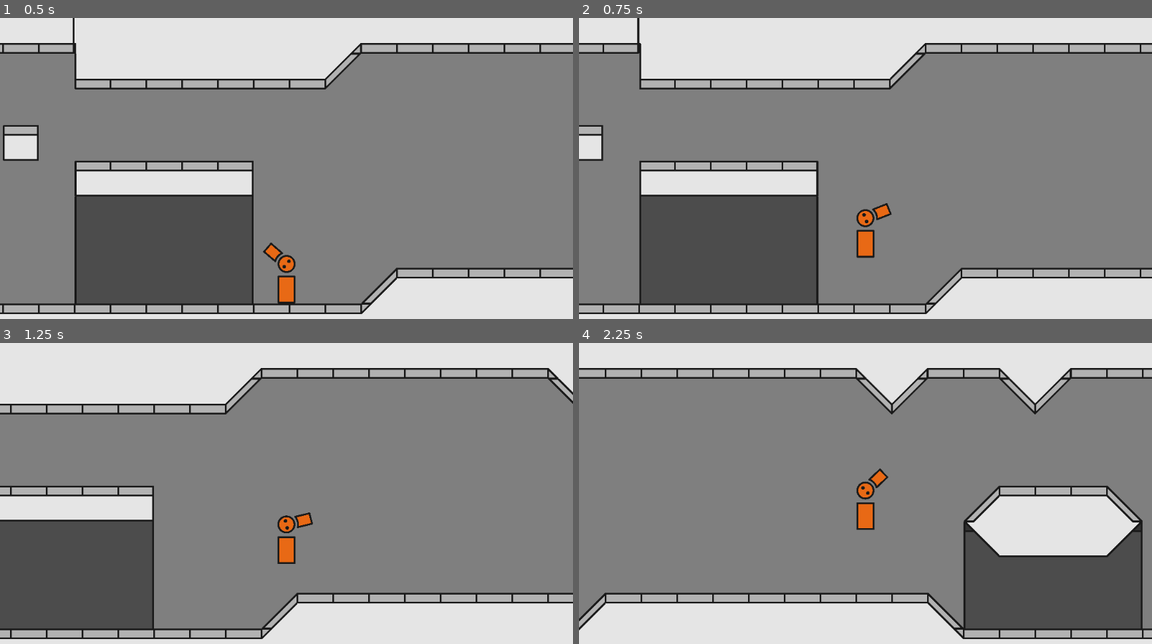
Above: before the commit, frames 1-4 (two rows, left to right).
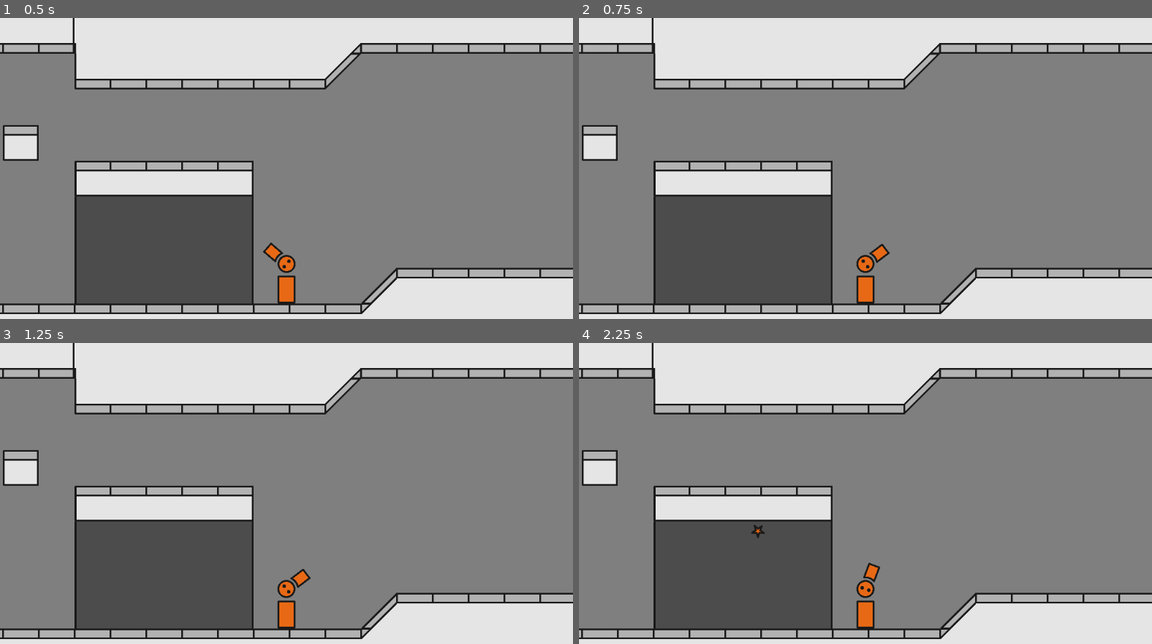
Above: after the commit, the same moments.

Repository: sirstotes/ZenoJam
Game: Godot game, scene res://Scenes/Main.tscn
Two runs of this game, one before a commit and one after it. Both use one fixed random seed, a clock stepped at 60 frames per second and the inputs below. The project has no main scene, so this scene is started directly.
Inputs (mouse positions are in pixels of both pictures, inside the frame that each line leads up to):
- Up to frame 1 (0.5 s): no input
- Up to frame 2 (0.75 s): move the mouse to (991, 168) at 0.52 s; hold Right (ui_right) from 0.53 s (still down); hold Up (ui_up) from 0.53 s (still down)
- Up to frame 3 (1.25 s): keep holding Right (ui_right); keep holding Up (ui_up)
- Up to frame 4 (2.25 s): move the mouse to (750, 526) at 1.27 s; release Up (ui_up) at 1.28 s; click (750, 526) at 1.35 s; tap Up (ui_up) at 1.52, 1.55, 1.82 s; move the mouse to (922, 436) at 2.02 s; release Right (ui_right) at 2.03 s; hold Left (ui_left) from 2.03 s (still down); hold Up (ui_up) from 2.03 s (still down)

Frame 1 is identical in both runs. In frame 2, 6.4% of the frame differs, in the area x 0-99%, y 0-99%; in frame 3, 25%; in frame 4, 45%, in the area x 0-100%, y 0-99%.

Commit message:
Fix Pwease

Diff:
--- a/Scenes/Main.tscn
+++ b/Scenes/Main.tscn
@@ -55,7 +55,7 @@
 tile_set = ExtResource( 1 )
 cell_size = Vector2( 640, 640 )
 format = 1
-tile_data = PoolIntArray( 327684, 9, 0, 327688, 9, 2, 393220, 9, 65536, 393221, 9, 65537, 393222, 9, 65537, 393223, 9, 65537, 393224, 9, 65538, 393229, 9, 65537, 393230, 9, 65538, 458756, 9, 65536, 458757, 9, 65537, 458758, 9, 65537, 458759, 9, 65537, 458760, 9, 65538, 458765, 9, 65537, 458766, 9, 65538 )
+tile_data = PoolIntArray( 327684, 9, 0, 327688, 9, 2, 327692, 9, 0, 327693, 9, 1, 327694, 9, 1, 393220, 9, 65536, 393221, 9, 65537, 393222, 9, 65537, 393223, 9, 65537, 393224, 9, 65538, 393228, 9, 65536, 393229, 9, 65537, 393230, 9, 65537, 458756, 9, 65536, 458757, 9, 65537, 458758, 9, 65537, 458759, 9, 65537, 458760, 9, 65538, 458764, 9, 65536, 458765, 9, 65537, 458766, 9, 65537 )
 
 [node name="TileMap2" type="TileMap" parent="Screen 2"]
 scale = Vector2( 0.1, 0.1 )
@@ -74,7 +74,7 @@
 collision_layer = 0
 collision_mask = 0
 format = 1
-tile_data = PoolIntArray( 327684, 0, 65536, 327685, 0, 65537, 327686, 0, 65537, 327687, 0, 65537, 327688, 0, 65538, 393220, 0, 65536, 393221, 0, 65537, 393222, 0, 65537, 393223, 0, 65537, 393224, 0, 65538, 458756, 0, 65536, 458757, 0, 65537, 458758, 0, 65537, 458759, 0, 65537, 458760, 0, 65538, 524292, 6, 65537, 524293, 0, 65537, 524294, 0, 65537, 524295, 0, 65537, 524296, 6, 65536 )
+tile_data = PoolIntArray( 327684, 0, 65536, 327685, 0, 65537, 327686, 0, 65537, 327687, 0, 65537, 327688, 0, 65538, 327692, 0, 0, 327693, 0, 1, 327694, 0, 1, 393220, 0, 65536, 393221, 0, 65537, 393222, 0, 65537, 393223, 0, 65537, 393224, 0, 65538, 393228, 0, 65536, 393229, 0, 65537, 393230, 0, 65537, 458756, 0, 65536, 458757, 0, 65537, 458758, 0, 65537, 458759, 0, 65537, 458760, 0, 65538, 458764, 0, 65536, 458765, 0, 65537, 458766, 0, 65537, 524292, 6, 65537, 524293, 0, 65537, 524294, 0, 65537, 524295, 0, 65537, 524296, 6, 65536, 524300, 6, 65537, 524301, 0, 65537, 524302, 0, 65537 )
 
 [node name="Frontdrop2" type="TileMap" parent="Screen 2"]
 visible = false
@@ -87,7 +87,6 @@
 collision_layer = 0
 collision_mask = 0
 format = 1
-tile_data = PoolIntArray( 393213, 0, 0, 393214, 0, 1, 393215, 0, 2, 458749, 0, 65536, 458750, 0, 65537, 458751, 0, 65538, 524285, 0, 65536, 524286, 0, 65537, 524287, 0, 65538 )
 
 [node name="Screen 3" type="Node2D" parent="."]
 position = Vector2( 1920, 0 )
@@ -97,7 +96,7 @@
 tile_set = ExtResource( 1 )
 cell_size = Vector2( 640, 640 )
 format = 1
-tile_data = PoolIntArray( 65544, 1610612745, 65538, 65545, 1610612745, 65537, 65546, 1610612745, 65536, 393218, 9, 65536, 393219, 9, 65537, 393220, 9, 65538, 458754, 9, 65536, 458755, 9, 65537, 458756, 9, 65538 )
+tile_data = PoolIntArray( 65544, 1610612745, 65538, 65545, 1610612745, 65537, 65546, 1610612745, 65536, 327680, 9, 1, 327681, 9, 1, 327682, 9, 1, 327683, 9, 1, 327684, 9, 2, 393216, 9, 65537, 393217, 9, 65537, 393218, 9, 65537, 393219, 9, 65537, 393220, 9, 65538, 458752, 9, 65537, 458753, 9, 65537, 458754, 9, 65537, 458755, 9, 65537, 458756, 9, 65538 )
 
 [node name="TileMap3" type="TileMap" parent="Screen 3"]
 scale = Vector2( 0.1, 0.1 )
@@ -116,7 +115,7 @@
 collision_layer = 0
 collision_mask = 0
 format = 1
-tile_data = PoolIntArray( 65544, 1610612745, 65538, 65545, 1610612745, 65537, 65546, 1610612745, 65536, 327682, 0, 0, 327683, 0, 1, 327684, 0, 2, 393218, 0, 65536, 393219, 0, 65537, 393220, 0, 65538, 458754, 0, 65536, 458755, 0, 65537, 458756, 0, 65538, 524290, 6, 65537, 524291, 0, 65537, 524292, 6, 65536 )
+tile_data = PoolIntArray( 327680, 0, 1, 327681, 0, 1, 327682, 0, 1, 327683, 0, 1, 327684, 0, 2, 393216, 0, 65537, 393217, 0, 65537, 393218, 0, 65537, 393219, 0, 65537, 393220, 0, 65538, 458752, 0, 65537, 458753, 0, 65537, 458754, 0, 65537, 458755, 0, 65537, 458756, 0, 65538, 524288, 0, 65537, 524289, 0, 65537, 524290, 0, 65537, 524291, 0, 65537, 524292, 6, 65536 )
 
 [node name="Frontdrop2" type="TileMap" parent="Screen 3"]
 visible = false
@@ -134,6 +133,8 @@
 
 [node name="Player" parent="." instance=ExtResource( 3 )]
 position = Vector2( 378.609, 409.929 )
+z_index = 1
+z_as_relative = false
 
 [node name="Gun" parent="Player" index="2"]
 bulletHolderPath = NodePath("../../Bullets")
--- a/Scripts/CollisionShape2D.gd
+++ b/Scripts/CollisionShape2D.gd
@@ -28,11 +28,11 @@
 	if is_on_floor():
 		multiplier = 1
 		velocity.y = 0
-		if Input.is_action_pressed("ui_up"):
+		if Input.is_action_pressed("move-up"):
 			velocity.y = -jump_speed
-	if Input.is_action_pressed("ui_left"):
+	if Input.is_action_pressed("move-left"):
 		velocity.x -= (walk_acceleration * delta * multiplier)
-	elif Input.is_action_pressed("ui_right"):
+	elif Input.is_action_pressed("move-right"):
 		velocity.x += (walk_acceleration * delta * multiplier)
 	elif abs(velocity.x) < friction * delta * multiplier:
 		velocity.x = 0
--- a/project.godot
+++ b/project.godot
@@ -25,6 +25,26 @@
 "events": [ Object(InputEventMouseButton,"resource_local_to_scene":false,"resource_name":"","device":0,"alt":false,"shi …(212 unchanged characters)…
  ]
 }
+move-right={
+"deadzone": 0.5,
+"events": [ Object(InputEventKey,"resource_local_to_scene":false,"resource_name":"","device":0,"alt":false,"shift":false,"control":false,"meta":false,"command":false,"pressed":false,"scancode":68,"unicode":0,"echo":false,"script":null)
+ ]
+}
+move-left={
+"deadzone": 0.5,
+"events": [ Object(InputEventKey,"resource_local_to_scene":false,"resource_name":"","device":0,"alt":false,"shift":false,"control":false,"meta":false,"command":false,"pressed":false,"scancode":65,"unicode":0,"echo":false,"script":null)
+ ]
+}
+move-up={
+"deadzone": 0.5,
+"events": [ Object(InputEventKey,"resource_local_to_scene":false,"resource_name":"","device":0,"alt":false,"shift":false,"control":false,"meta":false,"command":false,"pressed":false,"scancode":87,"unicode":0,"echo":false,"script":null)
+ ]
+}
+move-down={
+"deadzone": 0.5,
+"events": [ Object(InputEventKey,"resource_local_to_scene":false,"resource_name":"","device":0,"alt":false,"shift":false,"control":false,"meta":false,"command":false,"pressed":false,"scancode":83,"unicode":0,"echo":false,"script":null)
+ ]
+}
 
 [rendering]
 
